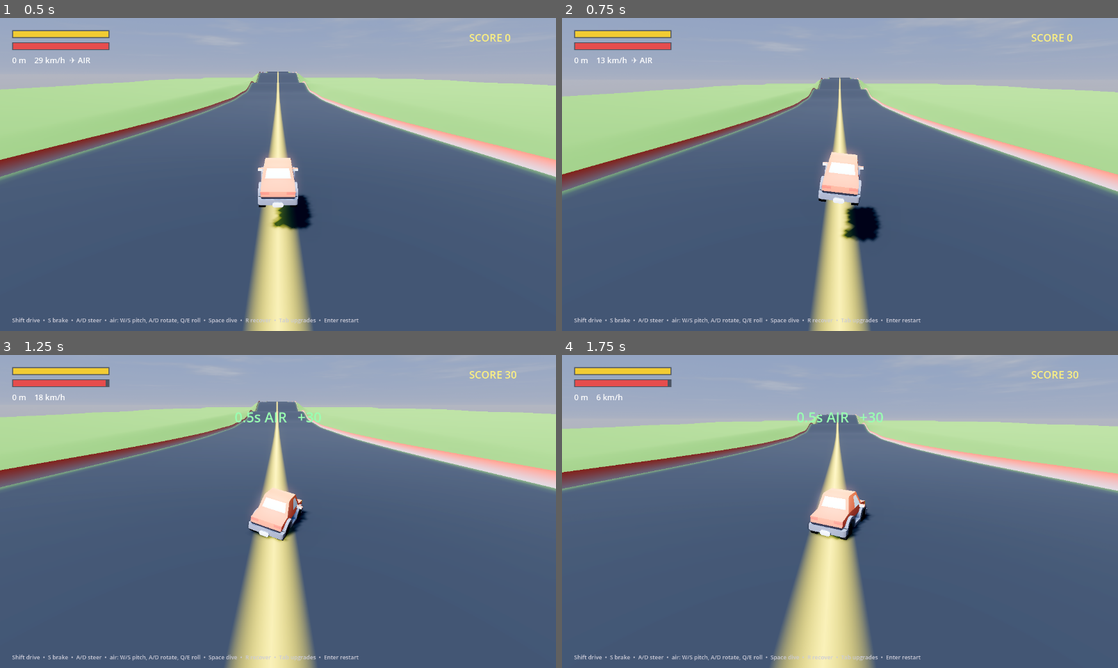
Above: before the commit, frames 1-4 (two rows, left to right).
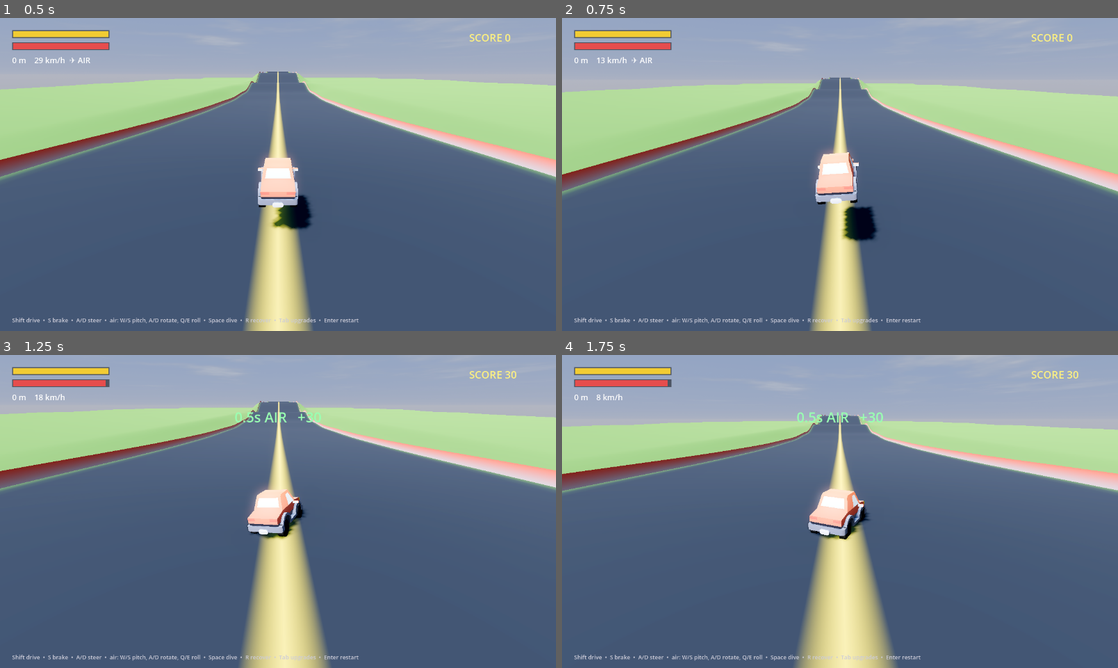
Above: after the commit, the same moments.

Repository: MilkManManiac/HillClimbRacer
Game: Godot game, scene res://scenes/HillClimb.tscn
The game is run twice, just before and just after one commit, with the same random seed, the same clock (stepped at 60 frames per second) and the same inputs.
Inputs (mouse positions are in pixels of both pictures, inside the frame that each line leads up to):
- Up to frame 1 (0.5 s): no input
- Up to frame 2 (0.75 s): tap Enter at 0.5 s; move the mouse to (962, 158) at 0.52 s; hold D (turn_right) from 0.53 s (still down); hold Q from 0.53 s (still down); click (962, 158) at 0.67 s
- Up to frame 3 (1.25 s): keep holding D (turn_right); keep holding Q; tap Space at 0.77, 1.07 s
- Up to frame 4 (1.75 s): release D (turn_right) at 1.25 s; release Q at 1.25 s; drag from (728, 527) to (812, 574) at 1.27 s

Frame 1 is identical in both runs. In frame 2, 1.8% of the frame differs, in the area x 0-100%, y 18-72%; in frame 3, 7.8%; in frame 4, 8.4%, in the area x 0-100%, y 12-100%.

Commit message:
HC: swap E/Q roll, tiered badass roll cage, proper wings with trailing-edge ailerons
- E/Q air roll reversed
- Roll cage grows per Suspension level: base cage -> side braces -> rear harness+X ->
  roof X -> roof light bar -> chunky front bar (more badass each level)
- Wings reshaped to a normal tapered trapezoid; ailerons sit on the trailing edge

Co-Authored-By: Claude Opus 4.8 (1M context) <noreply@anthropic.com>

Diff:
--- a/scripts/hc/HCCar.gd
+++ b/scripts/hc/HCCar.gd
@@ -53,6 +53,7 @@
 var _rudder: Node3D
 var _engine: Node3D
 var _cage: Node3D
+var _cage_tiers: Array[Node3D] = []
 var _airbrake: Node3D
 var _cans: Array[MeshInstance3D] = []
 var _dust: GPUParticles3D
@@ -173,8 +174,8 @@
 		# --- airborne: full manual 3-axis (no assist) ----------------------
 		var pitch := pitch_in                      # W nose down / S nose up (Space no longer pitches)
 		var qe := 0.0
-		if Input.is_key_pressed(KEY_Q): qe += 1.0
-		if Input.is_key_pressed(KEY_E): qe -= 1.0
+		if Input.is_key_pressed(KEY_Q): qe -= 1.0
+		if Input.is_key_pressed(KEY_E): qe += 1.0
 		apply_torque(right * pitch * air_pitch_torque * mass)   # W/S = pitch
 		apply_torque(up * steer_in * air_yaw_torque * mass)     # A/D = yaw (rotate)
 		apply_torque(fwd * qe * air_roll_torque * mass)         # Q/E = roll
@@ -428,27 +429,64 @@
 func _build_cage() -> void:
 	_cage = Node3D.new()
 	add_child(_cage)
+	for _i in range(6):
+		var t := Node3D.new()
+		_cage.add_child(t)
+		_cage_tiers.append(t)
 	var mat := _metal(Color(0.13, 0.13, 0.15))
-	var hx := 1.32      # outside the body width so it's visible
-	var zf := -1.75     # front
-	var zr := 1.75      # rear
+	var hx := 1.32
+	var zf := -1.75
+	var zr := 1.75
 	var yb := 0.35
 	var yt := 2.3
 	var bot := [Vector3(-hx, yb, zf), Vector3(hx, yb, zf), Vector3(-hx, yb, zr), Vector3(hx, yb, zr)]
 	var top := [Vector3(-hx, yt, zf), Vector3(hx, yt, zf), Vector3(-hx, yt, zr), Vector3(hx, yt, zr)]
+	# tier 0 (Lv1): base cage
 	for i in range(4):
-		_tube(_cage, bot[i], top[i], 0.06, mat)   # 4 corner posts
-	_tube(_cage, top[0], top[1], 0.06, mat)        # top front
-	_tube(_cage, top[2], top[3], 0.06, mat)        # top rear
-	_tube(_cage, top[0], top[2], 0.06, mat)        # top left
-	_tube(_cage, top[1], top[3], 0.06, mat)        # top right
-	_tube(_cage, bot[0], bot[2], 0.06, mat)        # bottom left rail
-	_tube(_cage, bot[1], bot[3], 0.06, mat)        # bottom right rail
+		_tube(_cage_tiers[0], bot[i], top[i], 0.06, mat)
+	_tube(_cage_tiers[0], top[0], top[1], 0.06, mat)
+	_tube(_cage_tiers[0], top[2], top[3], 0.06, mat)
+	_tube(_cage_tiers[0], top[0], top[2], 0.06, mat)
+	_tube(_cage_tiers[0], top[1], top[3], 0.06, mat)
+	_tube(_cage_tiers[0], bot[0], bot[2], 0.06, mat)
+	_tube(_cage_tiers[0], bot[1], bot[3], 0.06, mat)
+	# tier 1 (Lv2): side diagonal braces
+	_tube(_cage_tiers[1], bot[0], top[2], 0.05, mat)
+	_tube(_cage_tiers[1], bot[1], top[3], 0.05, mat)
+	# tier 2 (Lv3): rear harness bar + rear X
+	_tube(_cage_tiers[2], Vector3(-hx, yt - 0.5, zr), Vector3(hx, yt - 0.5, zr), 0.05, mat)
+	_tube(_cage_tiers[2], bot[2], top[3], 0.05, mat)
+	_tube(_cage_tiers[2], bot[3], top[2], 0.05, mat)
+	# tier 3 (Lv4): roof X-brace
+	_tube(_cage_tiers[3], top[0], top[3], 0.05, mat)
+	_tube(_cage_tiers[3], top[1], top[2], 0.05, mat)
+	# tier 4 (Lv5): roof light bar
+	var lby := yt + 0.16
+	_tube(_cage_tiers[4], Vector3(-0.9, lby, -0.25), Vector3(0.9, lby, -0.25), 0.05, _metal(Color(0.08, 0.08, 0.09)))
+	for lx in [-0.62, -0.21, 0.21, 0.62]:
+		var light := MeshInstance3D.new()
+		var lbm := BoxMesh.new()
+		lbm.size = Vector3(0.18, 0.13, 0.1)
+		light.mesh = lbm
+		var lm := StandardMaterial3D.new()
+		lm.albedo_color = Color(1, 0.95, 0.6)
+		lm.emission_enabled = true
+		lm.emission = Color(1, 0.95, 0.6)
+		lm.emission_energy_multiplier = 1.6
+		light.material_override = lm
+		light.position = Vector3(lx, lby, -0.25)
+		_cage_tiers[4].add_child(light)
+	# tier 5 (Lv6): chunky front bar + front harness
+	_tube(_cage_tiers[5], bot[0], bot[1], 0.075, mat)
+	_tube(_cage_tiers[5], Vector3(-hx, yt - 0.5, zf), Vector3(hx, yt - 0.5, zf), 0.06, mat)
 	apply_cage(0)
 
 func apply_cage(level: int) -> void:
-	if _cage:
-		_cage.visible = level > 0
+	if _cage == null:
+		return
+	_cage.visible = level > 0
+	for i in range(_cage_tiers.size()):
+		_cage_tiers[i].visible = level > i
 
 # --- air-brake flap (Dive upgrade) ------------------------------------------
 func _build_airbrake() -> void:
@@ -520,17 +558,17 @@
 	_dust.draw_pass_1 = qm
 	add_child(_dust)
 
-## A flat delta wing that tapers from the body out to a point, with a slight dihedral.
+## A normal tapered wing (trapezoid): wide root chord, narrower swept tip, slight dihedral.
 func _wing_mesh(side: float) -> ArrayMesh:
 	var st := SurfaceTool.new()
 	st.begin(Mesh.PRIMITIVE_TRIANGLES)
 	var ox := side
-	var rf := Vector3(0.15 * ox, 0.0, -1.0)    # root front (at the body)
-	var rb := Vector3(0.15 * ox, 0.0, 1.25)    # root back
-	var tip := Vector3(2.9 * ox, 0.32, 0.1)    # wide span, upswept point
-	st.add_vertex(rf)
-	st.add_vertex(rb)
-	st.add_vertex(tip)
+	var rf := Vector3(0.1 * ox, 0.0, -0.7)     # root front (at the body)
+	var rb := Vector3(0.1 * ox, 0.0, 0.55)     # root back (trailing edge)
+	var tf := Vector3(2.5 * ox, 0.22, -0.25)   # tip front (swept + dihedral)
+	var tb := Vector3(2.5 * ox, 0.22, 0.4)     # tip back
+	st.add_vertex(rf); st.add_vertex(rb); st.add_vertex(tb)
+	st.add_vertex(rf); st.add_vertex(tb); st.add_vertex(tf)
 	st.generate_normals()
 	return st.commit()
 
@@ -545,16 +583,16 @@
 		wmat.cull_mode = BaseMaterial3D.CULL_DISABLED
 		wm.material_override = wmat
 		pivot.add_child(wm)
-		# aileron flap on the wing's trailing edge (tilts with roll input)
+		# aileron flap on the wing's trailing (back) edge (tilts with roll input)
 		var hinge := Node3D.new()
-		hinge.position = Vector3(1.2 * side, 0.0, 1.0)
+		hinge.position = Vector3(1.35 * side, 0.13, 0.45)
 		pivot.add_child(hinge)
 		var flap := MeshInstance3D.new()
 		var fm := BoxMesh.new()
-		fm.size = Vector3(1.3, 0.05, 0.3)
+		fm.size = Vector3(1.7, 0.05, 0.28)
 		flap.mesh = fm
-		flap.material_override = _metal(Color(0.55, 0.56, 0.6))
-		flap.position = Vector3(0, 0, 0.18)
+		flap.material_override = _metal(Color(0.5, 0.51, 0.56))
+		flap.position = Vector3(0, 0, 0.15)
 		hinge.add_child(flap)
 		_ailerons.append(hinge)
 		_wings.append(pivot)
@@ -598,8 +636,8 @@
 func _animate_surfaces(delta: float) -> void:
 	var yaw_in := Input.get_axis("turn_right", "turn_left")
 	var roll_in := 0.0
-	if Input.is_key_pressed(KEY_Q): roll_in += 1.0
-	if Input.is_key_pressed(KEY_E): roll_in -= 1.0
+	if Input.is_key_pressed(KEY_Q): roll_in -= 1.0
+	if Input.is_key_pressed(KEY_E): roll_in += 1.0
 	if _rudder:
 		_rudder.rotation.y = lerp_angle(_rudder.rotation.y, yaw_in * 0.5, 1.0 - exp(-12.0 * delta))
 	for i in range(_ailerons.size()):
--- a/tests/HCShot.gd
+++ b/tests/HCShot.gd
@@ -1,15 +1,22 @@
 extends Node
-var _rf := 0; var _done := false; var _root: Node
+var _rf := 0; var _done := false; var _root: Node; var _car: RigidBody3D; var _cam: Camera3D
 func _ready() -> void:
 	_root = load("res://scenes/HillClimb.tscn").instantiate()
 	add_child(_root)
+	await get_tree().process_frame
+	for c in _root.get_children():
+		if c is RigidBody3D: _car = c
+	_cam = Camera3D.new(); add_child(_cam); _cam.current = true
 func _process(_d: float) -> void:
 	_rf += 1
 	if _rf == 20:
-		for k in ["wings","ailerons","suspension","wheels","engine"]:
+		for k in ["suspension","wings","ailerons","wheels","engine"]:
 			_root.call("_set_level", k, 6)
-	if _rf > 40: Input.action_press("accelerate")
-	if _rf == 200 and not _done:
+	if _rf > 20 and _car:
+		var p := _car.global_position
+		_cam.global_position = p + Vector3(3.5, 2.6, 5.5)
+		_cam.look_at(p + Vector3(0, 0.8, 0), Vector3.UP)
+	if _rf == 70 and not _done:
 		_done = true
 		await RenderingServer.frame_post_draw
 		get_viewport().get_texture().get_image().save_png("res://hc.png")
